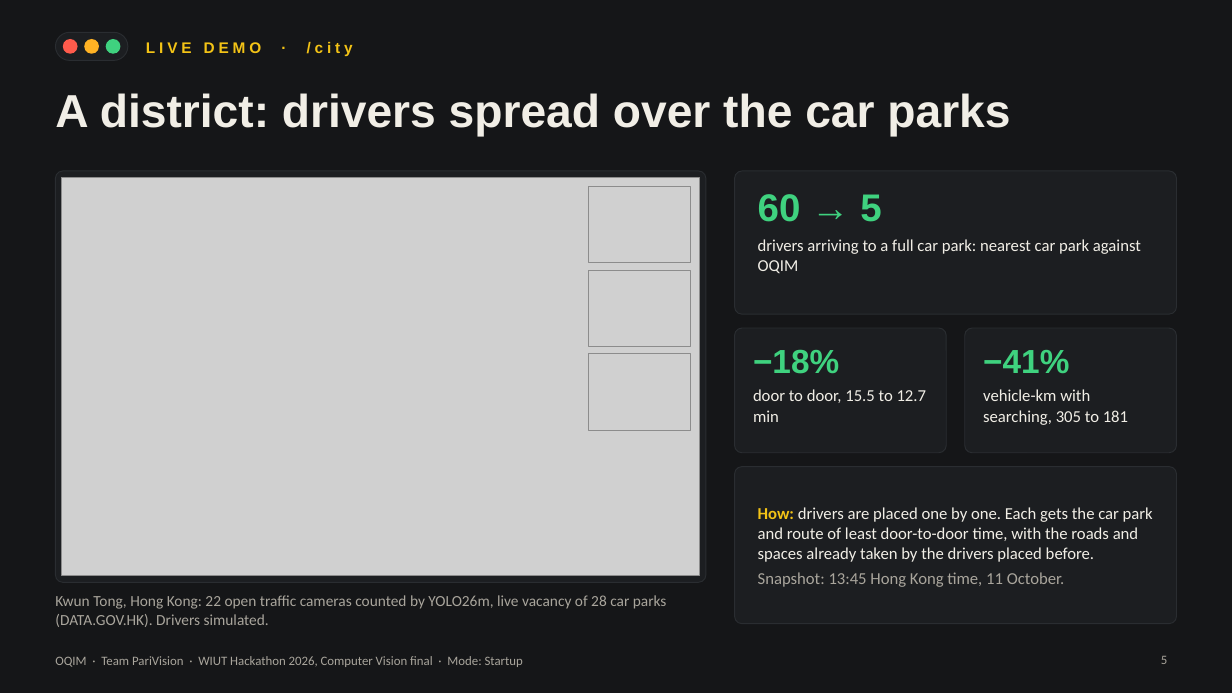
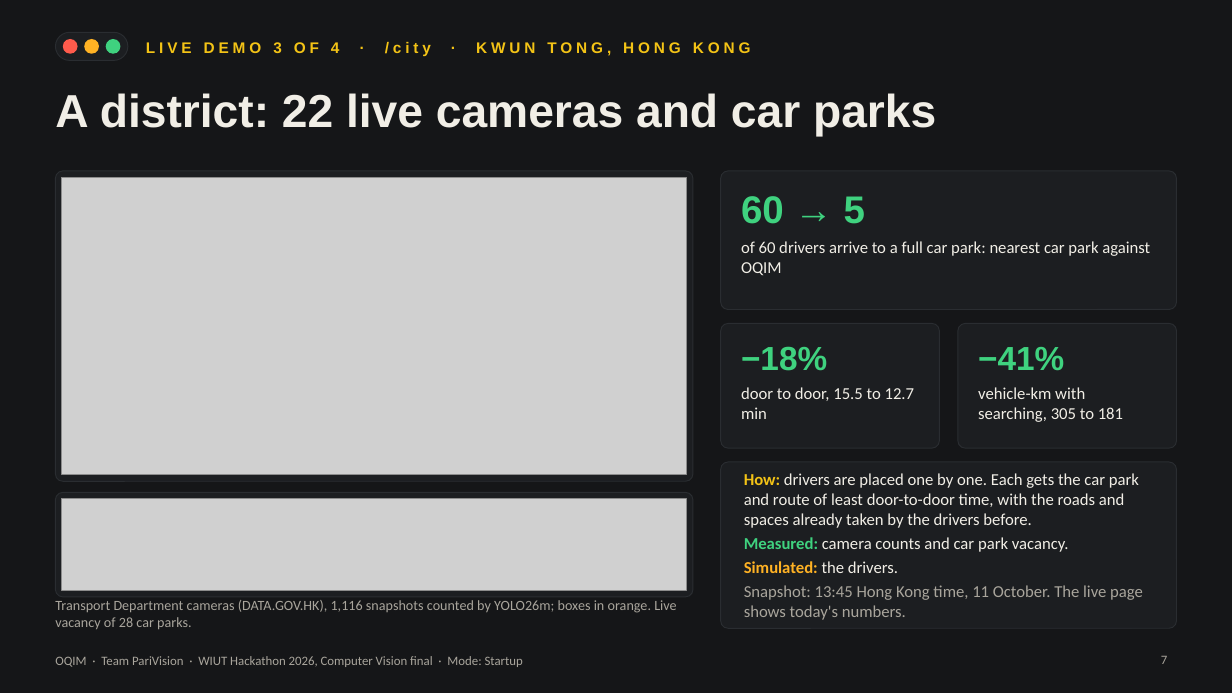
Before and after one commit to baytoooo/oqim, a slide deck: slide 7 of deck/OQIM_defence.pptx (slide 5 before the commit). Drawn at 1232x693 pixels with LibreOffice and Linux fonts; fonts in the diff are those of the drawing; grey boxes stand for pictures. Boxes give left, top, right and bottom in pixels: in the first picture for what was removed or moved away, otherwise in the second. Text is boxed around its words. In the diff, an @@ line names an element or a change of style, - is before the commit and + after.

```diff
--- a/deck/OQIM_defence.pptx
+++ b/deck/OQIM_defence.pptx
@@ text at [146, 42, 751, 56]: text changed @@
-LIVE DEMO · /city
+LIVE DEMO 3 OF 4 · /city · KWUN TONG, HONG KONG
@@ title at [55, 93, 936, 137]: text changed @@
-A district: drivers spread over the car parks
+A district: 22 live cameras and car parks
@@ rounded rectangle: place and size @@
-rounded rectangle at [55, 171, 706, 582]
+rounded rectangle at [55, 171, 693, 482]
@@ picture: place and size @@
-picture at [62, 177, 700, 576]
+picture at [62, 177, 687, 475]
@@ proportions changed in 3 elements at [55, 171, 693, 482], [721, 462, 1177, 628], [721, 171, 1177, 310] @@
@@ rounded rectangle: place and size @@
-rounded rectangle at [735, 171, 1177, 314]
+rounded rectangle at [721, 171, 1177, 310]
@@ picture removed at [589, 187, 690, 262] @@
@@ text "60 → 5": place and size @@
-text "60 → 5" at [758, 194, 881, 222]
+text "60 → 5" at [741, 196, 865, 224]
@@ text at [741, 241, 1150, 276]: text changed @@
-drivers arriving to a full car park: nearest car park against OQIM
+of 60 drivers arrive to a full car park: nearest car park against OQIM
@@ picture removed at [589, 270, 690, 346] @@
@@ rounded rectangle: place and size @@
-rounded rectangle at [735, 328, 946, 453]
+rounded rectangle at [721, 323, 940, 448]
@@ rounded rectangle: place and size @@
-rounded rectangle at [965, 328, 1177, 453]
+rounded rectangle at [958, 323, 1177, 448]
@@ picture removed at [589, 354, 690, 430] @@
@@ text "−18%": place and size @@
-text "−18%" at [753, 349, 839, 374]
+text "−18%" at [741, 346, 827, 371]
@@ text "−41%": place and size @@
-text "−41%" at [983, 350, 1069, 374]
+text "−41%" at [978, 347, 1064, 371]
@@ text "door to door, 15.5 to ...": place and size @@
-text "door to door, 15.5 to ..." at [753, 389, 927, 422]
+text "door to door, 15.5 to ..." at [741, 387, 915, 419]
@@ text "vehicle-km with searching, 305 to ...": place and size @@
-text "vehicle-km with searching, 305 to ..." at [983, 389, 1128, 425]
+text "vehicle-km with searching, 305 to ..." at [978, 387, 1123, 422]
@@ rounded rectangle: place and size @@
-rounded rectangle at [735, 467, 1177, 624]
+rounded rectangle at [721, 462, 1177, 628]
@@ text at [744, 473, 1143, 620]: text changed @@
-How: drivers are placed one by one. Each gets the car park and route of least door-to-door time, with the roads and spaces already taken by the drivers placed before.
-Snapshot: 13:45 Hong Kong time, 11 October.
+How: drivers are placed one by one. Each gets the car park and route of least door-to-door time, with the roads and spaces already taken by the drivers before.
+Measured: camera counts and car park vacancy.
+Simulated: the drivers.
+Snapshot: 13:45 Hong Kong time, 11 October. The live page shows today's numbers.
@@ rounded rectangle added at [55, 493, 693, 597], fill #1C1E21, outline #2A2D31 0.75 pt @@
@@ picture added at [62, 499, 687, 591] @@
@@ text "Transport Department cameras (DATA.GOV.HK), 1,116 ..." at [55, 600, 676, 629]: vertical alignment top to middle @@
@@ text at [55, 600, 676, 629]: text changed; size 12 to 11 pt @@
-Kwun Tong, Hong Kong: 22 open traffic cameras counted by YOLO26m, live vacancy of 28 car parks (DATA.GOV.HK). Drivers simulated.
+Transport Department cameras (DATA.GOV.HK), 1,116 snapshots counted by YOLO26m; boxes in orange. Live vacancy of 28 car parks.
@@ page number at [1161, 656, 1167, 664]: text changed @@
-5
+7
```
Also in this commit, not shown: 7 other slides changed, 9 slides added, 3 slides removed, 13 other files.
